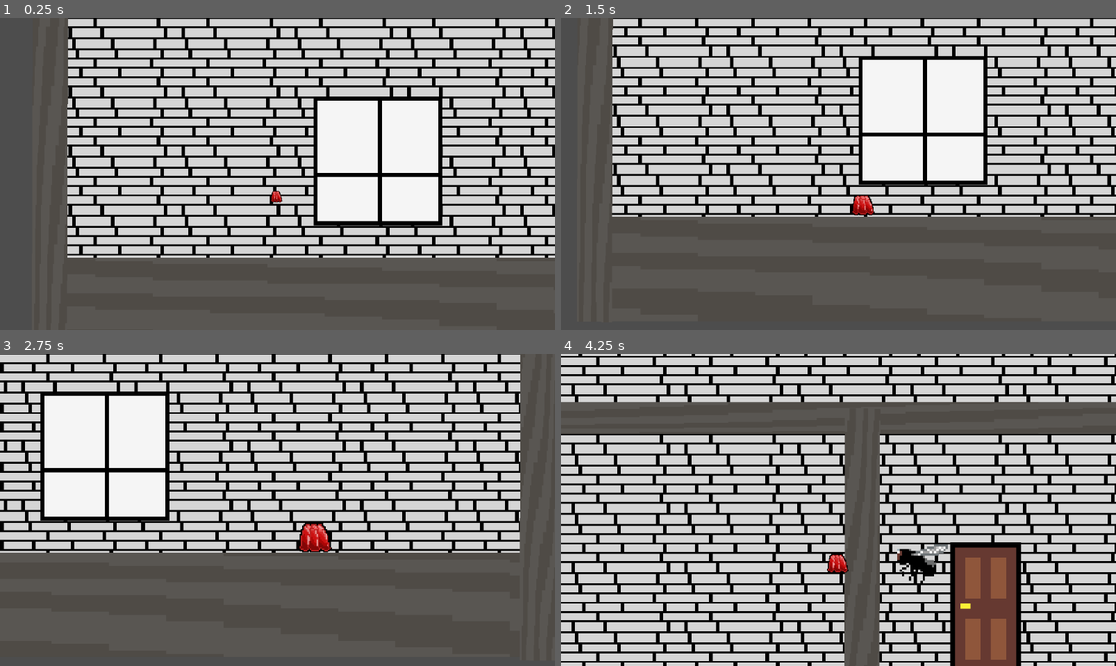
Above: before the commit, frames 1-4 (two rows, left to right).
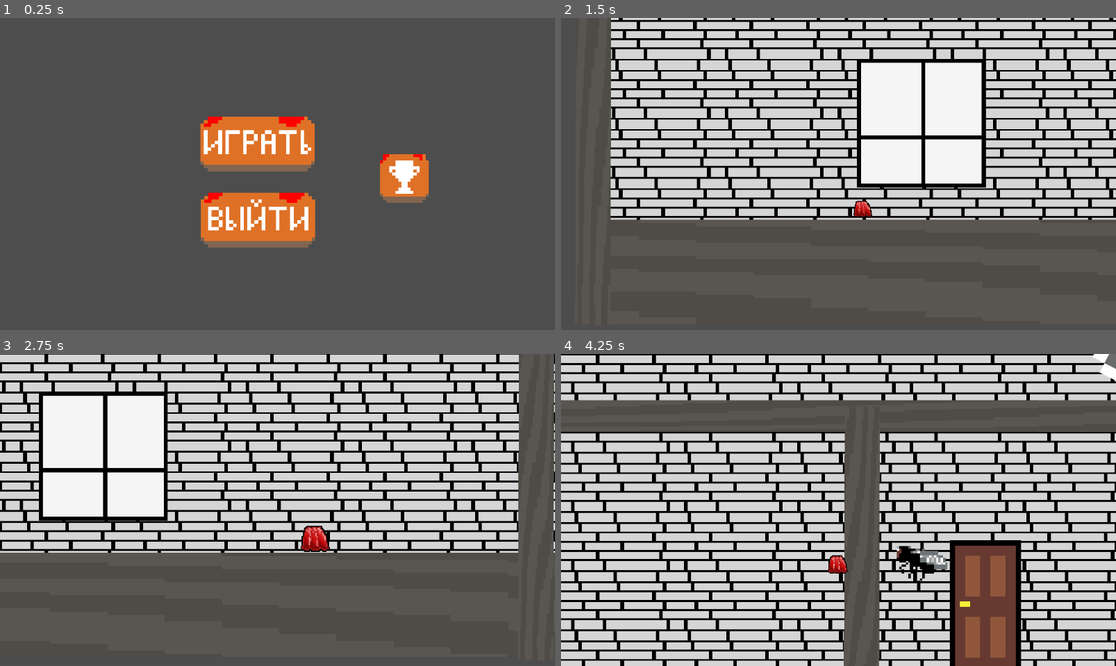
Above: after the commit, the same moments.

Repository: Razen-MIREA/metamorphozis
Game: Godot game, scene res://Menu.tscn
The game is run twice, just before and just after one commit, with the same random seed, the same clock (stepped at 60 frames per second) and the same inputs. Before the commit the project starts from res://Game.tscn.
Inputs (mouse positions are in pixels of both pictures, inside the frame that each line leads up to):
- Up to frame 1 (0.25 s): no input
- Up to frame 2 (1.5 s): click (816, 142) at 0.52 s; move the mouse to (960, 158) at 1.27 s; hold D (right) from 1.28 s (still down); hold Right mouse button (Attack) from 1.28 s (still down)
- Up to frame 3 (2.75 s): keep holding D (right); tap Space (Jump) at 1.52, 2.27 s; move the mouse to (166, 525) at 2.02 s; release Right mouse button (Attack) at 2.03 s; right-click (166, 525) at 2.1 s
- Up to frame 4 (4.25 s): move the mouse to (894, 441) at 2.77 s; release D (right) at 2.78 s; press the mouse at (894, 441) at 2.78 s; hold A (left) 2.78-3.53 s; right-click (894, 441) at 3.05 s; move the mouse to (810, 572) at 3.52 s; release the mouse at (810, 572) at 3.53 s; hold D (right) from 3.53 s (still down); right-click (810, 572) at 3.6 s; tap Space (Jump) at 3.77 s

The runs differ from the first frame. In frame 1, 66% of the frame differs, in the area x 12-100%, y 0-77%; in frame 2, 26%; in frame 3, 5.4%; in frame 4, 34%.

Commit message:
Menu added ~
- playbutton worked
- exitbutton worked
- achivements not worked

Diff:
--- a/Game.tscn
+++ b/Game.tscn
@@ -8,10 +8,10 @@
 [ext_resource type="Texture2D" uid="uid://dkr0dmj0qn41m" path="res://assets/sprites/Window.png" id="6_r0x5m"]
 [ext_resource type="Texture2D" uid="uid://c83w7s5jgms7o" path="res://assets/sprites/LavenderRaf.png" id="9_2vekm"]
 [ext_resource type="Texture2D" uid="uid://c6lx5jjpoyn4s" path="res://assets/sprites/fork.png" id="9_yhmtn"]
-[ext_resource type="Script" uid="uid://conocci4jmcrn" path="res://fork.gd" id="10_gwjdr"]
-[ext_resource type="Script" uid="uid://c7s03klw3nt3q" path="res://spawner.gd" id="10_yx171"]
+[ext_resource type="Script" uid="uid://conocci4jmcrn" path="res://scripts/fork.gd" id="10_gwjdr"]
+[ext_resource type="Script" uid="uid://c7s03klw3nt3q" path="res://scripts/spawner.gd" id="10_yx171"]
 [ext_resource type="Texture2D" uid="uid://dwjcb4nhsf2rt" path="res://assets/sprites/knife.png" id="11_lvtmh"]
-[ext_resource type="Script" uid="uid://cuixaeoxjl4n2" path="res://knife.gd" id="12_gwjdr"]
+[ext_resource type="Script" uid="uid://cuixaeoxjl4n2" path="res://scripts/knife.gd" id="12_gwjdr"]
 
 [sub_resource type="AtlasTexture" id="AtlasTexture_r0x5m"]
 atlas = ExtResource("1_xkndl")
--- /dev/null
+++ b/Menu.tscn
@@ -0,0 +1,62 @@
+[gd_scene format=3 uid="uid://keagahlolhmb"]
+
+[ext_resource type="Script" uid="uid://curskwfhq4aeq" path="res://scripts/menu_buttons.gd" id="1_cx167"]
+[ext_resource type="Texture2D" uid="uid://bo1mq5mwl53fl" path="res://assets/sprites/buttonStart.png" id="1_uubjt"]
+[ext_resource type="Texture2D" uid="uid://dhm3ah3kvofvs" path="res://assets/sprites/buttonExit.png" id="2_5yleq"]
+[ext_resource type="Texture2D" uid="uid://xg245p5u17ti" path="res://assets/sprites/buttonAchive.png" id="3_ylpcl"]
+
+[sub_resource type="AtlasTexture" id="AtlasTexture_ylpcl"]
+atlas = ExtResource("1_uubjt")
+region = Rect2(16, 25, 32, 16)
+
+[sub_resource type="AtlasTexture" id="AtlasTexture_cx167"]
+atlas = ExtResource("1_uubjt")
+region = Rect2(80, 26, 32, 15)
+
+[sub_resource type="AtlasTexture" id="AtlasTexture_dolsu"]
+atlas = ExtResource("2_5yleq")
+region = Rect2(16, 25, 32, 16)
+
+[sub_resource type="AtlasTexture" id="AtlasTexture_n4eug"]
+atlas = ExtResource("2_5yleq")
+region = Rect2(80, 26, 32, 15)
+
+[sub_resource type="AtlasTexture" id="AtlasTexture_dlksc"]
+atlas = ExtResource("3_ylpcl")
+region = Rect2(16, 16, 16, 16)
+
+[sub_resource type="AtlasTexture" id="AtlasTexture_hcwhg"]
+atlas = ExtResource("3_ylpcl")
+region = Rect2(80, 16, 16, 16)
+
+[node name="Node2D" type="Node2D" unique_id=600440590]
+script = ExtResource("1_cx167")
+
+[node name="PlayButton" type="TextureButton" parent="." unique_id=832413301]
+offset_left = 416.0
+offset_top = 205.0
+offset_right = 653.38824
+offset_bottom = 319.0
+texture_normal = SubResource("AtlasTexture_ylpcl")
+texture_hover = SubResource("AtlasTexture_cx167")
+stretch_mode = 0
+metadata/_edit_use_anchors_ = true
+
+[node name="ExitButton" type="TextureButton" parent="." unique_id=542625140]
+offset_left = 417.0
+offset_top = 363.0
+offset_right = 654.38824
+offset_bottom = 477.0
+texture_normal = SubResource("AtlasTexture_dolsu")
+texture_hover = SubResource("AtlasTexture_n4eug")
+stretch_mode = 0
+metadata/_edit_use_anchors_ = true
+
+[node name="TextureButton" type="TextureButton" parent="." unique_id=1680350915]
+offset_left = 789.0
+offset_top = 283.0
+offset_right = 890.0
+offset_bottom = 384.0
+texture_normal = SubResource("AtlasTexture_dlksc")
+texture_hover = SubResource("AtlasTexture_hcwhg")
+stretch_mode = 0
--- a/models/Enemy_Fly.tscn
+++ b/models/Enemy_Fly.tscn
@@ -1,6 +1,6 @@
 [gd_scene format=3 uid="uid://bab08g5kn0ti5"]
 
-[ext_resource type="Script" uid="uid://cb40tws3qhtht" path="res://fly_logic.gd" id="1_m3m4b"]
+[ext_resource type="Script" uid="uid://cb40tws3qhtht" path="res://scripts/fly_logic.gd" id="1_m3m4b"]
 [ext_resource type="Texture2D" uid="uid://g7arax7utdm3" path="res://assets/sprites/Fly.png" id="2_u6w42"]
 
 [sub_resource type="AtlasTexture" id="AtlasTexture_jsoai"]
--- a/models/bullet.tscn
+++ b/models/bullet.tscn
@@ -1,6 +1,6 @@
 [gd_scene format=3 uid="uid://cn6t7xj7722gt"]
 
-[ext_resource type="Script" uid="uid://bjk1w2x2f5m6j" path="res://bullet.gd" id="1_5wv63"]
+[ext_resource type="Script" uid="uid://bjk1w2x2f5m6j" path="res://scripts/bullet.gd" id="1_5wv63"]
 [ext_resource type="Texture2D" uid="uid://bgng6t37rvqg3" path="res://assets/sprites/Bullet.png" id="2_uxle2"]
 
 [sub_resource type="RectangleShape2D" id="RectangleShape2D_vo40j"]
--- a/project.godot
+++ b/project.godot
@@ -11,7 +11,7 @@
 [application]
 
 config/name="Metamorphozis"
-run/main_scene="uid://d2ydr8ktsuxn4"
+run/main_scene="uid://keagahlolhmb"
 config/features=PackedStringArray("4.6", "GL Compatibility")
 config/icon="res://icon.svg"
 
--- /dev/null
+++ b/scripts/menu_buttons.gd
@@ -0,0 +1,14 @@
+extends Node2D
+
+func _ready():
+	$ExitButton.pressed.connect(_on_exit_button_pressed)
+	$PlayButton.pressed.connect(_on_load_button_pressed)
+
+# Вызывается при нажатии кнопки "Выход"
+func _on_exit_button_pressed():
+	get_tree().quit() # Завершает работу приложения
+
+# Вызывается при нажатии кнопки "Загрузить"
+func _on_load_button_pressed():
+	# Замените путь на вашу сцену с игрой
+	get_tree().change_scene_to_file("res://Game.tscn")
Binary file added: assets/sprites/buttonAchive.png
Not shown, added: assets/sprites/buttonAchive.png.import
Binary file added: assets/sprites/buttonExit.png
Not shown, added: assets/sprites/buttonExit.png.import
Binary file added: assets/sprites/buttonStart.png
Not shown, added: assets/sprites/buttonStart.png.import
Renamed: bullet.gd -> scripts/bullet.gd
Renamed: bullet.gd.uid -> scripts/bullet.gd.uid
Renamed: fly_logic.gd -> scripts/fly_logic.gd
Renamed: fly_logic.gd.uid -> scripts/fly_logic.gd.uid
Renamed: fork.gd -> scripts/fork.gd
Renamed: fork.gd.uid -> scripts/fork.gd.uid
(and 5 more such lines)
